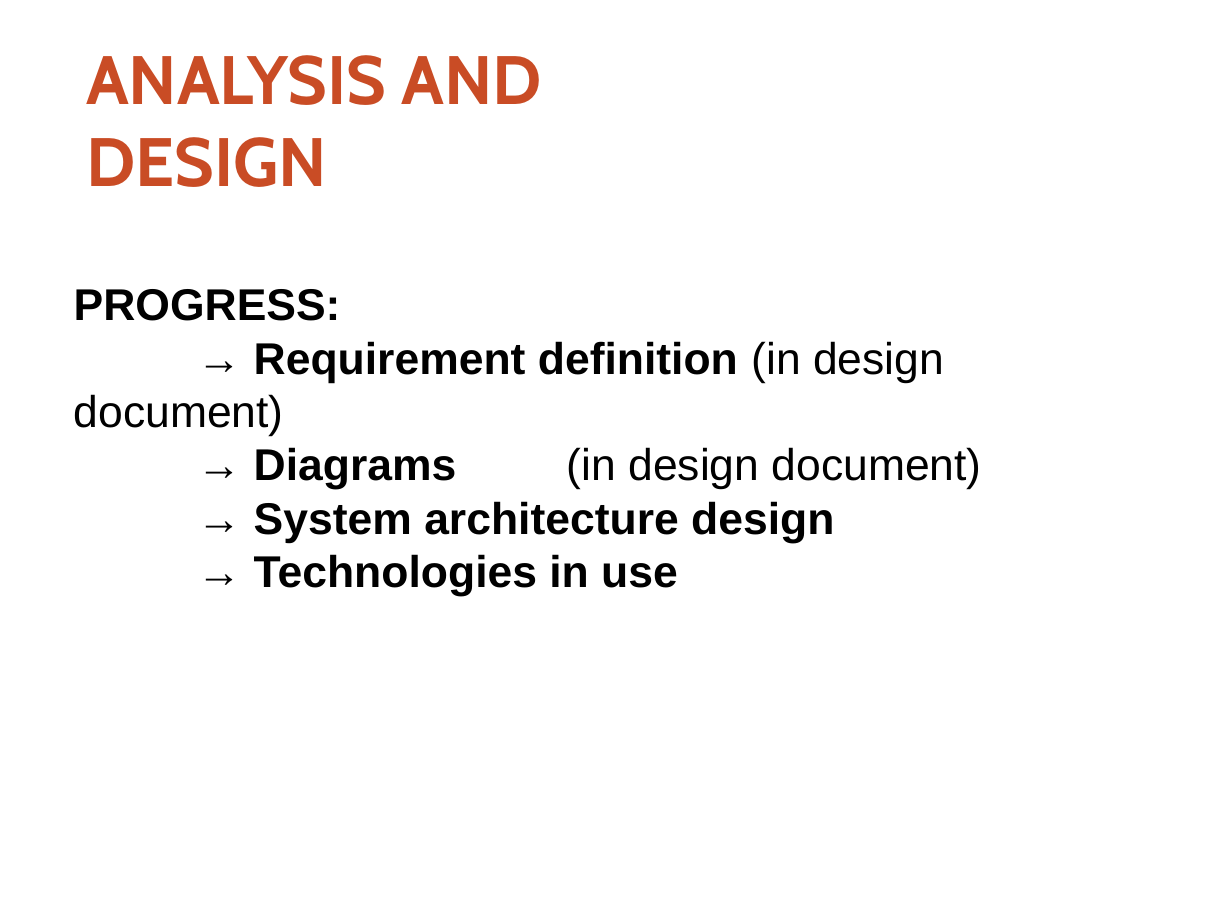
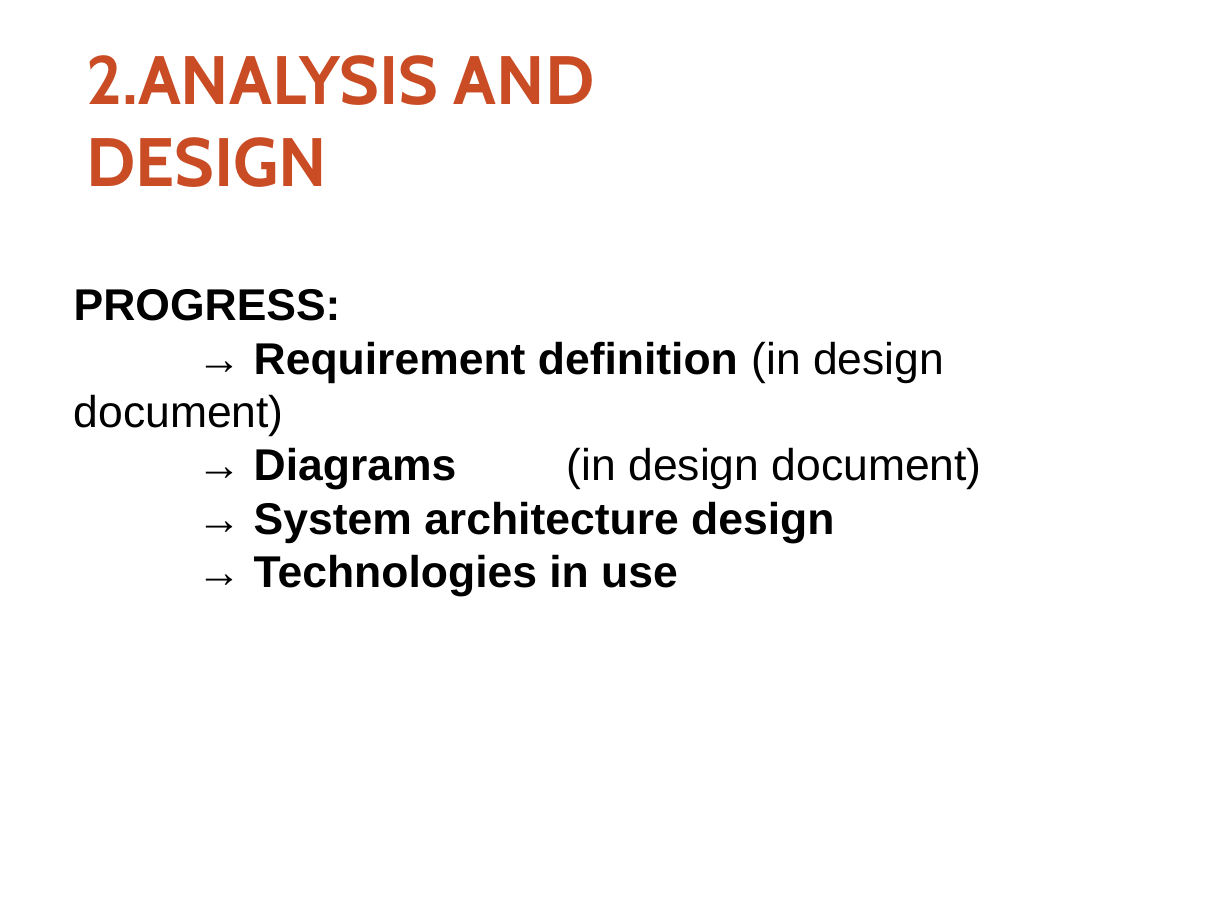
Before and after one commit to thoatran/iCT-Flashcard, a slide deck: slide 4 of docs/ReportSlides.pptx. Drawn at 1232x924 pixels with LibreOffice and Linux fonts; fonts in the diff are those of the drawing; background and template pictures are left out. Boxes give left, top, right and bottom in pixels: in the first picture for what was removed or moved away, otherwise in the second. Text is boxed around its words. In the diff, an @@ line names an element or a change of style, - is before the commit and + after.

```diff
--- a/docs/ReportSlides.pptx
+++ b/docs/ReportSlides.pptx
@@ text at (86,55,594,187): text changed @@
-ANALYSIS AND DESIGN
+2.ANALYSIS AND DESIGN
```
Also in this commit, not shown: 4 other slides changed, 4 slides added, 1 slide removed, 1 other file.
